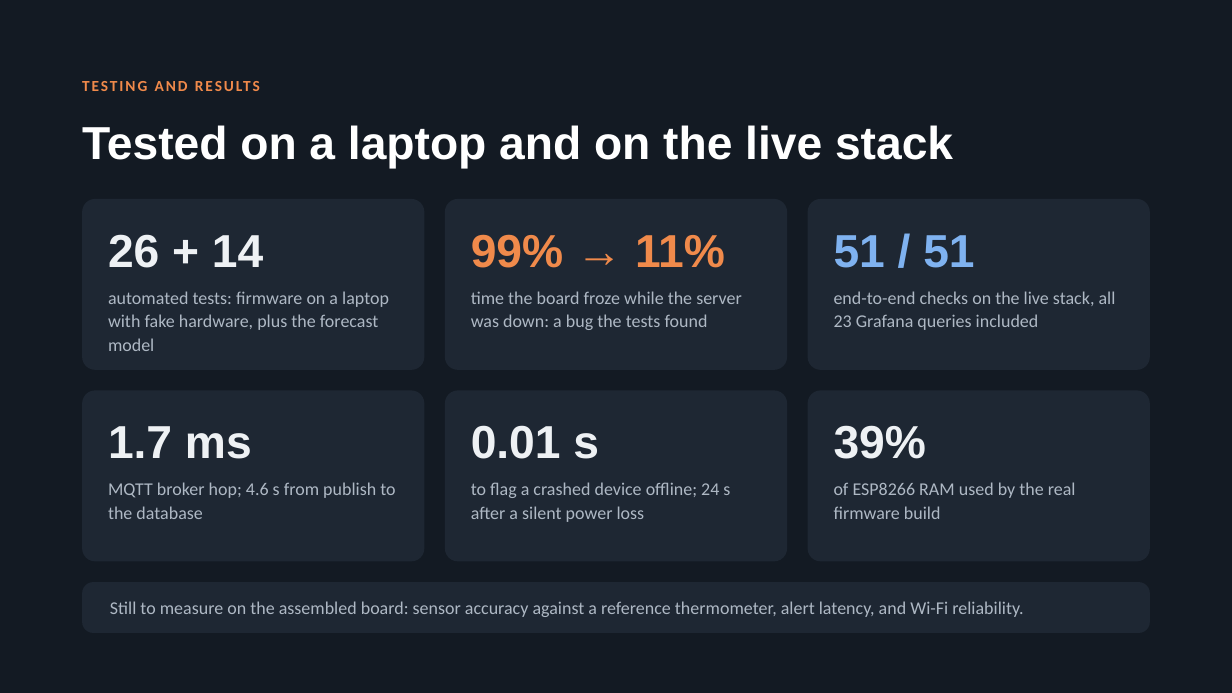
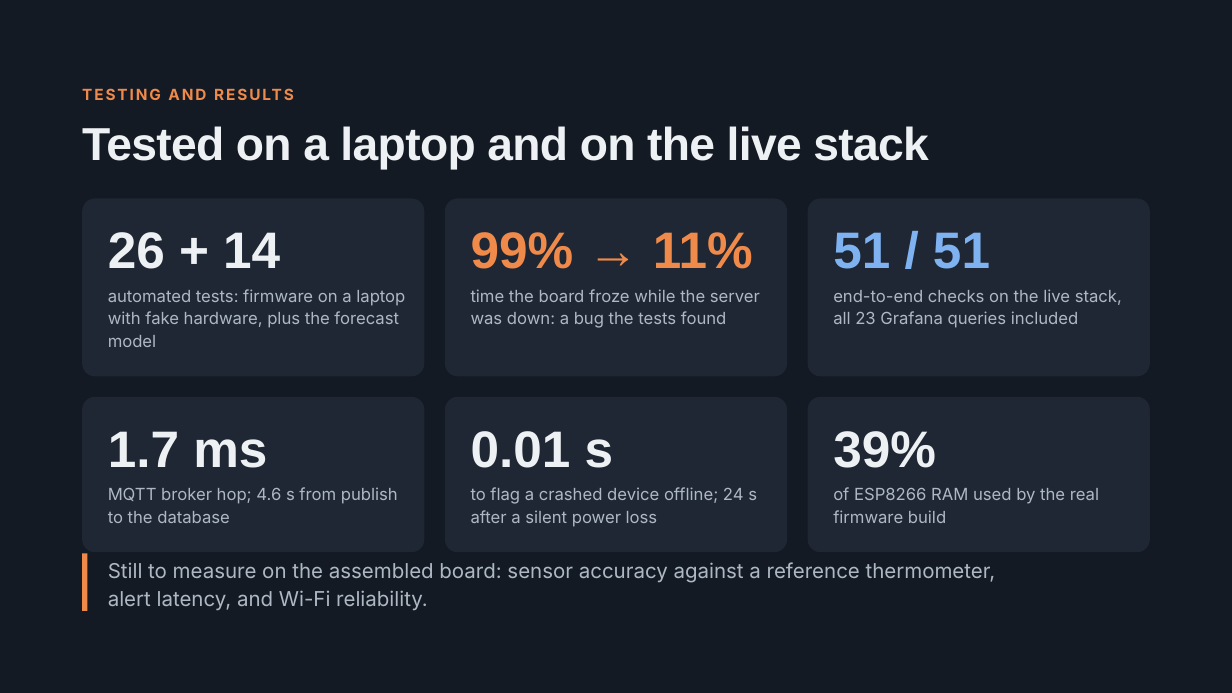
Before and after one commit to tringo286/smart-room-temperature-monitor, a slide deck: slide 6 of docs/presentation/smart-room-presentation.pptx. Drawn at 1232x693 pixels with LibreOffice and Linux fonts; fonts in the diff are those of the drawing. Boxes give left, top, right and bottom in pixels: in the first picture for what was removed or moved away, otherwise in the second. Text is boxed around its words. In the diff, an @@ line names an element or a change of style, - is before the commit and + after.

```diff
--- a/docs/presentation/smart-room-presentation.pptx
+++ b/docs/presentation/smart-room-presentation.pptx
@@ text "TESTING AND RESULTS" at [82,82,1182,106]: font Calibri to Inter; line spacing 1 to 16.8pt; less space between paragraphs @@
@@ title "Tested on a laptop and ..." at [82,126,929,170]: text colour #FFFFFF to #EEF1F4, letter spacing 0 to -0.5 pt; line spacing 1 to 41.4pt @@
@@ rounded rectangle: place and size @@
-rounded rectangle at [82,199,424,370]
+rounded rectangle at [82,199,424,377]
@@ rounded rectangle: place and size @@
-rounded rectangle at [445,199,787,370]
+rounded rectangle at [445,199,787,377]
@@ rounded rectangle: place and size @@
-rounded rectangle at [808,199,1150,370]
+rounded rectangle at [808,199,1150,377]
@@ size 14 to 13 pt, font Calibri to Inter; line spacing 1.1 to 17.6pt in 6 elements at [108,487,398,523], [471,487,757,527], [833,487,1099,523], [108,289,405,347], [471,289,760,328], [833,289,1122,328] @@
@@ rounded rectangle: place and size @@
-rounded rectangle at [82,390,424,561]
+rounded rectangle at [82,396,424,552]
@@ rounded rectangle: place and size @@
-rounded rectangle at [445,390,787,561]
+rounded rectangle at [445,396,787,552]
@@ proportions changed in 6 elements at [82,199,424,377], [445,199,787,377], [808,199,1150,377], [82,396,424,552], [445,396,787,552], [808,396,1150,552] @@
@@ rounded rectangle: place and size @@
-rounded rectangle at [808,390,1150,561]
+rounded rectangle at [808,396,1150,552]
@@ size 36 to 40 pt; line spacing 1 to 46pt in 6 elements at [108,232,280,269], [471,232,753,269], [833,232,990,269], [108,431,267,468], [471,431,614,468], [833,431,936,468] @@
@@ line added from (85, 554) to (85, 611), #F08A4B 4 pt @@
@@ text "Still to measure on the ...": place and size @@
-text "Still to measure on the ..." at [110,601,1023,617]
+text "Still to measure on the ..." at [108,562,996,610]
@@ text "Still to measure on the ..." at [108,562,996,610]: size 14 to 16 pt, font Calibri to Inter; line spacing 1 to 22.4pt; vertical alignment middle to top @@
@@ rounded rectangle removed at [82,582,1151,633] @@
```
Also in this commit, not shown: 6 other slides changed, 1 other file.
